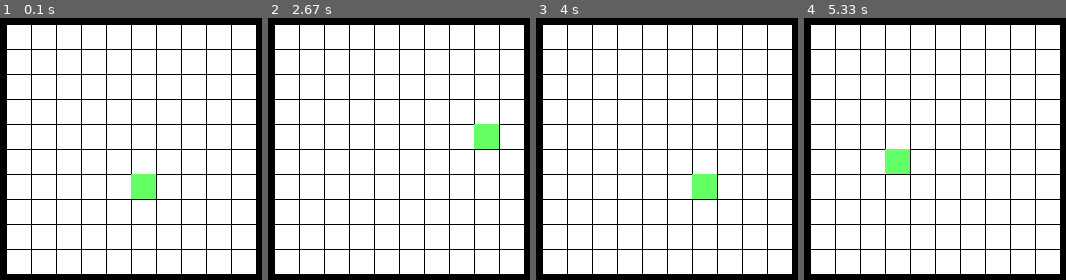
Above: before the commit, frames 1-4 (left to right).
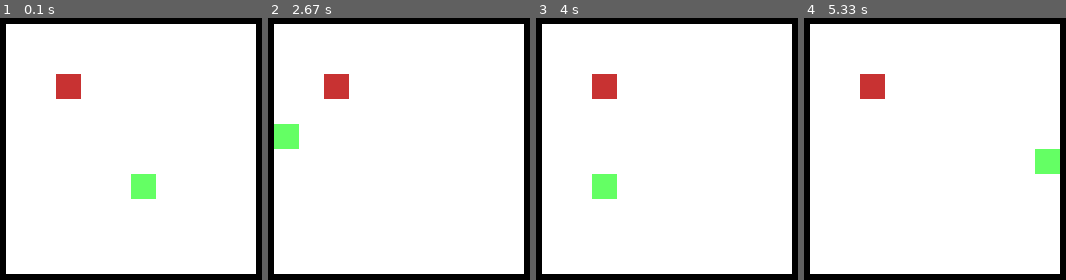
Above: after the commit, the same moments.

Repository: davethepunkyone/pygame-gridcalculator
Game: pygame game, started from examples/snake_example.py
The game is run twice, just before and just after one commit, with the same random seed, the same clock (stepped at 60 frames per second) and the same inputs.
Inputs:
- Up to frame 1 (0.1 s): no input
- Up to frame 2 (2.67 s): hold Right 0.33-0.8 s; hold Up 0.83-1.33 s; hold Right 1.37-2.1 s; hold Left from 2.13 s (still down)
- Up to frame 3 (4 s): release Left at 2.98 s; hold Down 3.02-3.93 s; hold Left from 3.97 s (still down)
- Up to frame 4 (5.33 s): release Left at 4.9 s; hold Up from 4.93 s (still down)

The runs differ from the first frame. In frame 1, 7.9% of the frame differs, in the area x 2-98%, y 2-98%; in frame 2, 9.7%; in frame 3, 9.7%; in frame 4, 9.7%.

Commit message:
Completed snake example

Diff:
--- a/examples/snake_example.py
+++ b/examples/snake_example.py
@@ -1,8 +1,8 @@
+import random
+
 import pygame
 import pygame.time
 from pygame_gridcalculator import GridCalculator, ShapeFactory
-
-FPS = 3
 
 pygame.init()
 clock = pygame.time.Clock()
@@ -18,8 +18,11 @@
                           full_screen.points_from_left(1),
                           full_screen.points_from_top(1))
     snake_head_left, snake_head_top = 5, 5
-    #snake_left, snake_down = True, True
     snake_direction = 3
+    snake_body = [{"left": snake_head_left, "top": snake_head_top}]
+    fruit_left, fruit_top = 2, 2
+    fps = 3
+    pause_menu = False
 
     while running:
         shape_factory = ShapeFactory(grid)
@@ -38,24 +41,24 @@
                                             full_screen.points_from_bottom(1),
                                             full_screen.points_from_left(1),
                                             full_screen.points_from_top(1))
+
             if event.type == pygame.KEYDOWN:
                 if event.key == pygame.K_ESCAPE:
                     running = False
                     break
-                if event.key == pygame.K_UP:
+                if event.key == pygame.K_UP and snake_direction != 3:
                     snake_direction = 1
-                elif event.key == pygame.K_RIGHT:
+                elif event.key == pygame.K_RIGHT and snake_direction != 4:
                     snake_direction = 2
-                elif event.key == pygame.K_DOWN:
+                elif event.key == pygame.K_DOWN and snake_direction != 1:
                     snake_direction = 3
-                elif event.key == pygame.K_LEFT:
+                elif event.key == pygame.K_LEFT and snake_direction != 2:
                     snake_direction = 4
 
         # Draw border
         border = shape_factory.Rect(0, 0, grid.width_gap(0, 10),
                                     grid.height_gap(0, 10))
         pygame.draw.rect(display, (255, 255, 255), border)
-        grid.draw_grid_to_surface(display)
 
         # Draw snake position
         if snake_direction == 1:  # Up
@@ -80,10 +83,51 @@
                                                       snake_head_left + 1),
                                        grid.height_gap(snake_head_top,
                                                        snake_head_top + 1))
+
+        fruit_rect = shape_factory.Rect(fruit_left, fruit_top,
+                                        grid.width_gap(fruit_left,
+                                                       fruit_left + 1),
+                                        grid.height_gap(fruit_top,
+                                                        fruit_top + 1))
+
+        if {"left": snake_head_left, "top": snake_head_top} in snake_body:
+            running = False
+
+        snake_body.append({"left": snake_head_left, "top": snake_head_top})
+        snake_body.remove(snake_body[0])
+
+        if (snake_head_left, snake_head_top) == (fruit_left, fruit_top):
+            # Snake head is on fruit, move fruit and extend snake
+            snake_extend = True
+            move_fruit = True
+            while move_fruit:
+                new_fruit_left = random.randint(0, 9)
+                new_fruit_top = random.randint(0, 9)
+                if not {"left": new_fruit_left, "top": new_fruit_top} in \
+                        snake_body:
+                    move_fruit = False
+                    fruit_left, fruit_top = new_fruit_left, new_fruit_top
+            fps += 0.5
+            snake_body.append({"left": snake_head_left, "top": snake_head_top})
+
+        for body_part in snake_body:
+            # Draw the snake body parts
+            pygame.draw.rect(display, (100, 200, 100),
+                             shape_factory.Rect(body_part["left"],
+                                                body_part["top"],
+                                                grid.width_gap(
+                                                    body_part["left"],
+                                                    body_part["left"] + 1),
+                                                grid.height_gap(
+                                                    body_part["top"],
+                                                    body_part["top"] + 1)))
+
+        # Draw the fruit and head on the screen
+        pygame.draw.rect(display, (200, 50, 50), fruit_rect)
         pygame.draw.rect(display, (100, 255, 100), head_rect)
 
         pygame.display.update()
-        clock.tick(FPS)
+        clock.tick(fps)
 
 
 if __name__ == "__main__":
Not shown, changed: README.md
Binary file added: images/snake_example_default.png
Binary file added: images/snake_example_small.png
Binary file added: images/snake_example_wide.png
